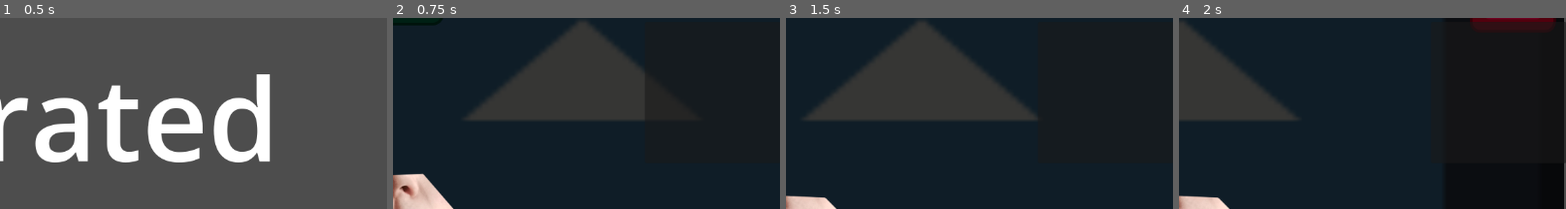
Above: before the commit, frames 1-4 (left to right).
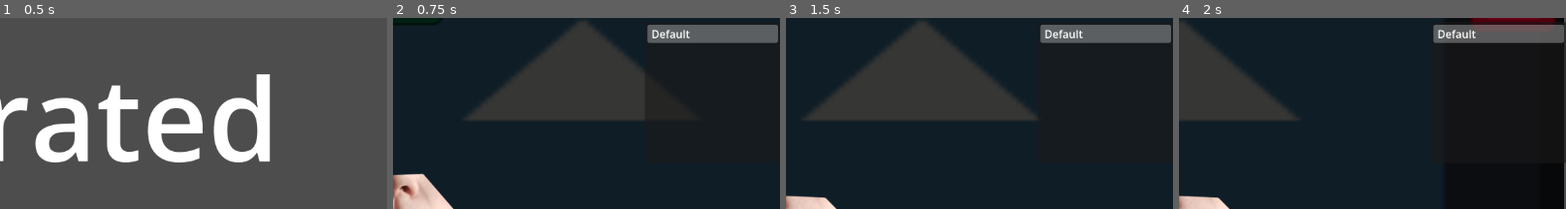
Above: after the commit, the same moments.

Repository: Rainy-Boy/GGJ_2026
Game: Godot game, scene res://Scenes/start_screen.tscn
Two runs of this game, one before a commit and one after it. Both use one fixed random seed, a clock stepped at 60 frames per second and the inputs below. The engine's default icon, where the game draws it, is replaced by a stand-in: a white triangle on a blue panel in a dark square.
Inputs:
- Up to frame 1 (0.5 s): no input
- Up to frame 2 (0.75 s): click "Start game" at 0.5 s
- Up to frame 3 (1.5 s): hold Right (ui_right) from 1.28 s (still down)
- Up to frame 4 (2 s): keep holding Right (ui_right)
The pictures show only the part of the screen within x 50-100%, y 0-50%; the shares and areas given below are measured in that part.

Frame 1 is identical in both runs. In frame 2, 3.3% of the frame differs, in the area x 65-100%, y 3-14%; in frame 3, 3.3%; in frame 4, 3.3%.

Commit message:
Implement default mask selection

Diff:
--- a/ggj_2026/Scenes/mask_ui.tscn
+++ b/ggj_2026/Scenes/mask_ui.tscn
@@ -1,6 +1,8 @@
-[gd_scene format=3 uid="uid://s4exkmv5hfvu"]
+[gd_scene format=3 uid="uid://bl56j7v08pbd1"]
 
 [ext_resource type="Script" uid="uid://cl052m38cd7ft" path="res://Scripts/ui_item_list_behaviour.gd" id="1_a38qc"]
+
+[sub_resource type="ViewportTexture" id="ViewportTexture_a38qc"]
 
 [node name="MaskUI" type="CanvasLayer" unique_id=220193077]
 
@@ -11,6 +13,9 @@
 offset_bottom = 216.0
 focus_mode = 1
 focus_behavior_recursive = 1
+item_count = 1
+item_0/text = "Default"
+item_0/icon = SubResource("ViewportTexture_a38qc")
 script = ExtResource("1_a38qc")
 
 [connection signal="item_selected" from="ItemList" to="ItemList" method="_on_item_selected"]
--- a/ggj_2026/Scripts/Global.gd
+++ b/ggj_2026/Scripts/Global.gd
@@ -16,5 +16,6 @@
 	Masks.JANITOR: "Janitor mask",
 	Masks.OFFICE: "Office mask",
 	Masks.GUARD: "Guard mask",
-	Masks.FACE: "Face mask"
+	Masks.FACE: "Face mask",
+	Masks.NONE: "Default"
 }
--- a/ggj_2026/Scripts/ui_item_list_behaviour.gd
+++ b/ggj_2026/Scripts/ui_item_list_behaviour.gd
@@ -7,3 +7,6 @@
 	for mask in Global.maskNames:
 		if Global.maskNames[mask] == itemName:
 			player.equippedMask = mask
+
+func _ready():
+	self.select(0)
Not shown: 1 places in ggj_2026/Scenes/MapAndUtils/poc_map.tscn that only renumber resources
